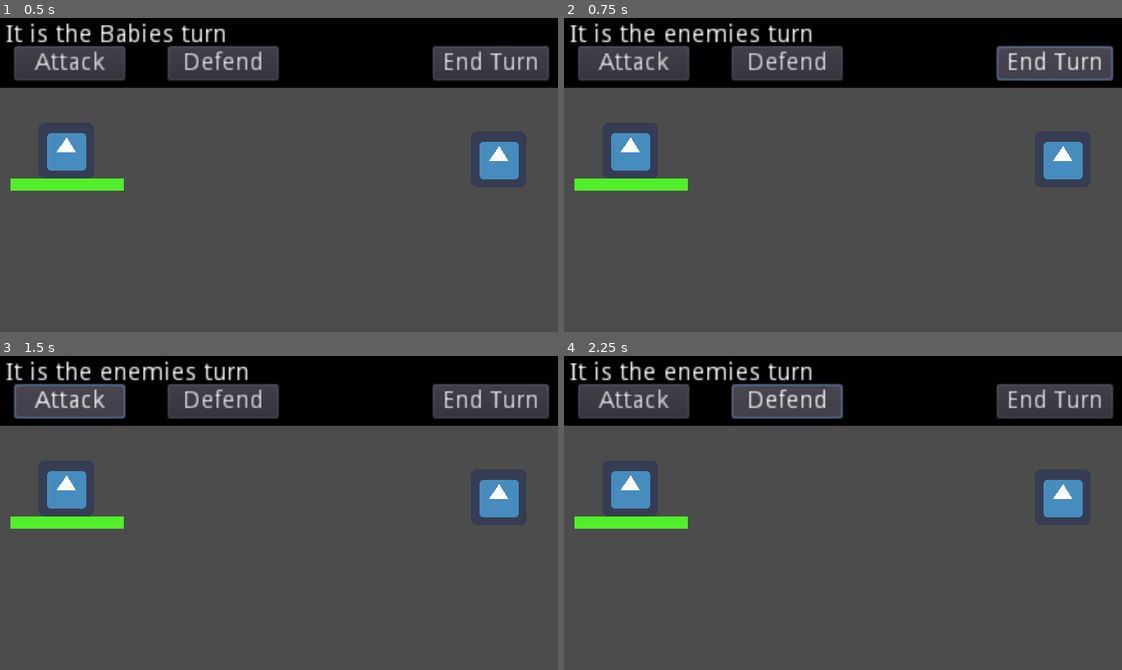
Above: before the commit, frames 1-4 (two rows, left to right).
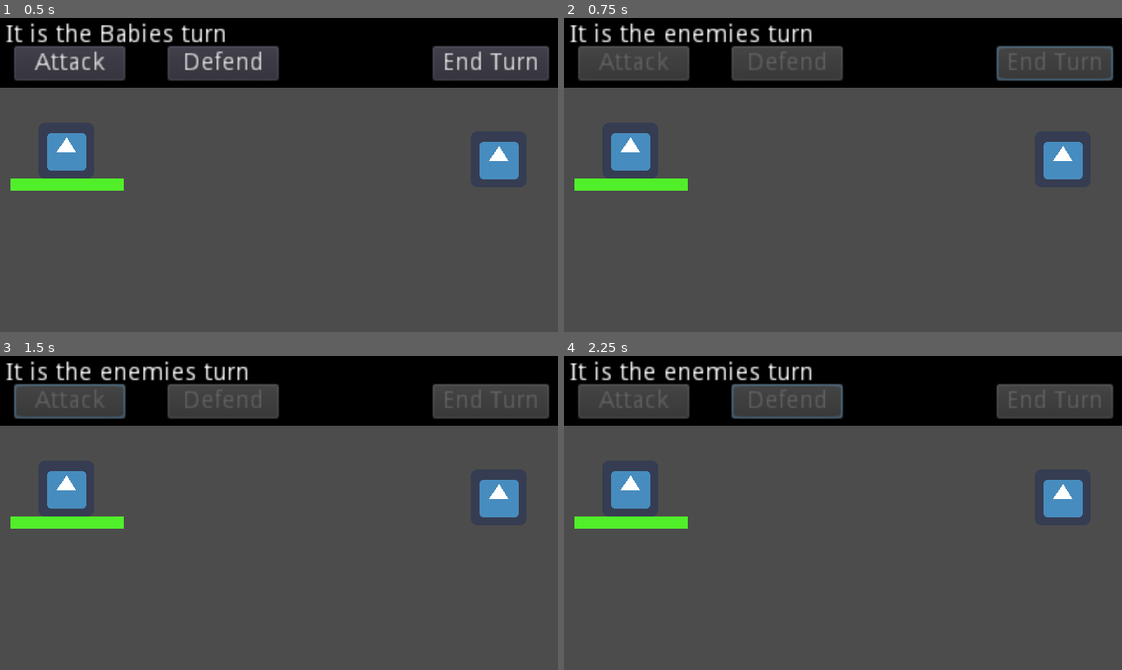
Above: after the commit, the same moments.

Repository: jalvarez2016/GMTK2022
Game: Godot game, scene res://World.tscn
The game is run twice, just before and just after one commit, with the same random seed, the same clock (stepped at 60 frames per second) and the same inputs. The engine's default icon, where the game draws it, is replaced by a stand-in: a white triangle on a blue panel in a dark square.
Inputs (mouse positions are in pixels of both pictures, inside the frame that each line leads up to):
- Up to frame 1 (0.5 s): no input
- Up to frame 2 (0.75 s): click "End Turn" at 0.5 s
- Up to frame 3 (1.5 s): click (66, 399) at 1.25 s, where only the run before the commit has a clickable "Attack"
- Up to frame 4 (2.25 s): click (787, 399) at 2 s, where only the run before the commit has a clickable "Defend"

Frame 1 is identical in both runs. In frame 2, 1.1% of the frame differs, in the area x 6-97%, y 10-17%; in frame 3, 1.1%; in frame 4, 1.1%.

Commit message:
JA button disable

Diff:
--- a/Player/PlayerManager.gd
+++ b/Player/PlayerManager.gd
@@ -1,6 +1,7 @@
 extends StaticBody2D
 
 onready var health = $ProgressBar
+var rng = RandomNumberGenerator.new()
 
 export(int) var PlayerHealth = 1
 export(int) var PlayerAttack = 1
@@ -8,13 +9,10 @@
 export(int) var PlayerSpeed = 1
 export(int) var PlayerMagicPoints = 1
 
-var rng = RandomNumberGenerator.new()
-
 func roll_dice(maxValue):
 	rng.randomize()
 	var newValue = rng.randi_range(1,6) + maxValue
 	return newValue
-
 
 # Called when the node enters the scene tree for the first time.
 func _ready():
--- a/UI/TurnLabelScript.gd
+++ b/UI/TurnLabelScript.gd
@@ -36,11 +36,12 @@
 
 
 func _on_EndTurn_ally_turn_started():
+	for button in buttons:
+		button.disabled = false
 	print("ally turn started")
 
 func _on_EndTurn_pressed():
 	print('endturn button pressed')
 	for button in buttons:
-		#button.get_node().disable = true
-		print("disable buttons here")
+		button.disabled = true
 	turnManager.turn = turnManager.ENEMY_TURN
--- a/project.godot
+++ b/project.godot
@@ -24,10 +24,6 @@
 run/main_scene="res://World.tscn"
 config/icon="res://icon.png"
 
-[autoload]
-
-GlobalWorld="*res://World.tscn"
-
 [display]
 
 window/size/width=320
